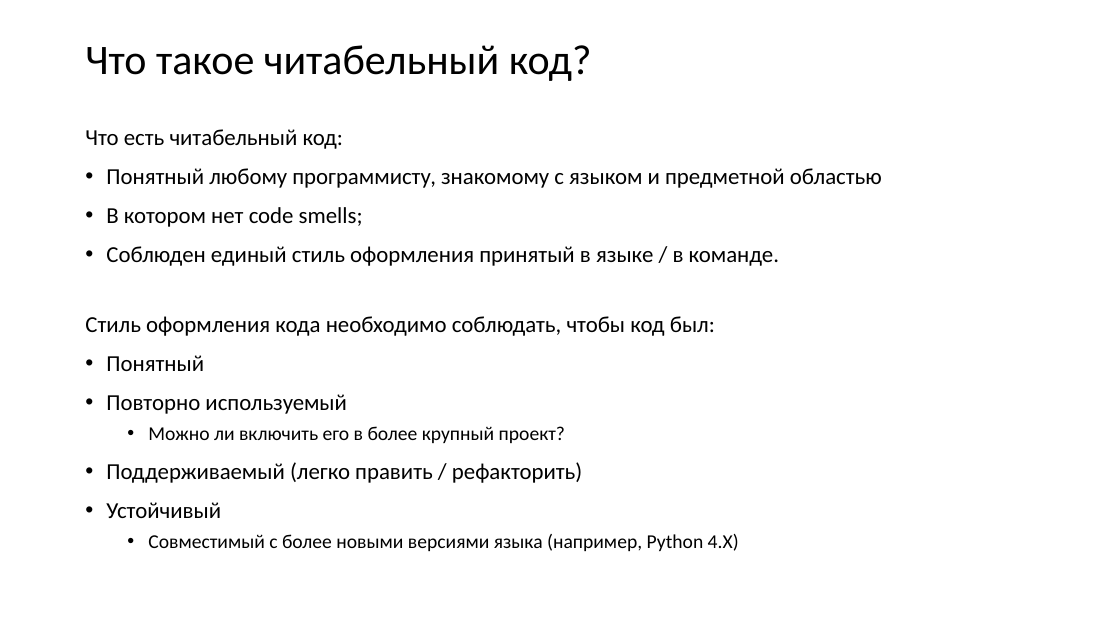
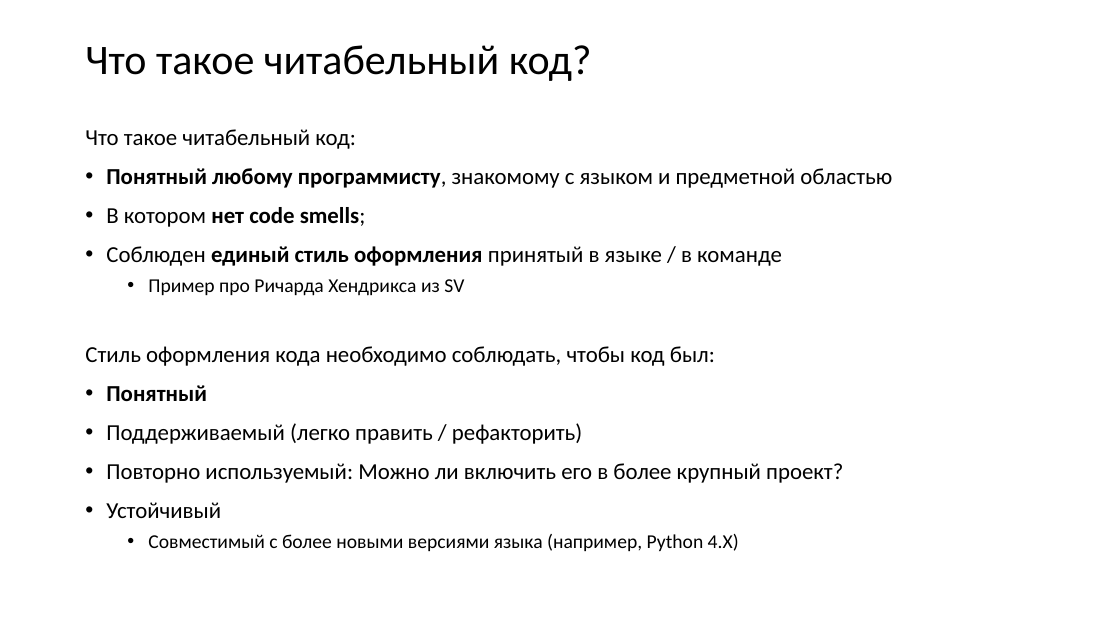
Before and after one commit to xtrueman/prog_instruments, a slide deck: slide 5 of presentations/CodingStandards.pptx. Drawn at 1120x630 pixels with LibreOffice and Linux fonts; fonts in the diff are those of the drawing. Boxes give left, top, right and bottom in pixels: in the first picture for what was removed or moved away, otherwise in the second. Text is boxed around its words. In the diff, an @@ line names an element or a change of style, - is before the commit and + after.

```diff
--- a/presentations/CodingStandards.pptx
+++ b/presentations/CodingStandards.pptx
@@ text at <box>85,129,355,149</box>: text changed @@
-Что есть читабельный код:
+Что такое читабельный код:
@@ text at <box>106,168,892,401</box>: bold on in "Понятный любому программисту,", "нет code smells;", "Понятный" @@
@@ text at <box>106,246,782,296</box>: text changed @@
-• Соблюден единый стиль оформления принятый в языке / в команде.
+• Соблюден единый стиль оформления принятый в языке / в команде
+  • Пример про Ричарда Хендрикса из SV
@@ text at <box>106,394,565,443</box>: paragraphs removed @@
-• Повторно используемый
-  • Можно ли включить его в более крупный проект?
@@ text at <box>106,463,843,483</box>: paragraph added @@
+• Повторно используемый: Можно ли включить его в более крупный проект?
```
Also in this commit, not shown: 5 other slides changed, 1 slide added.
